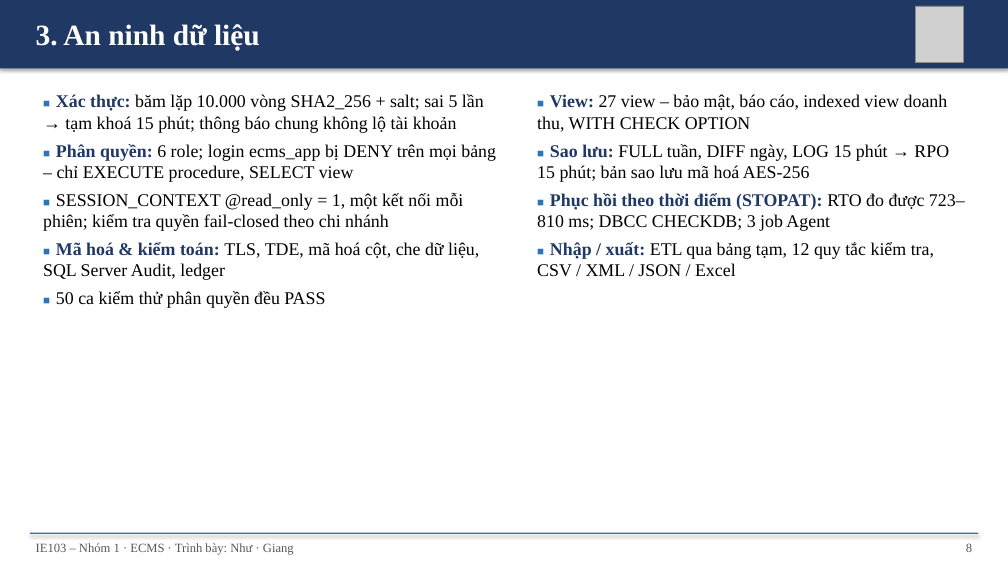
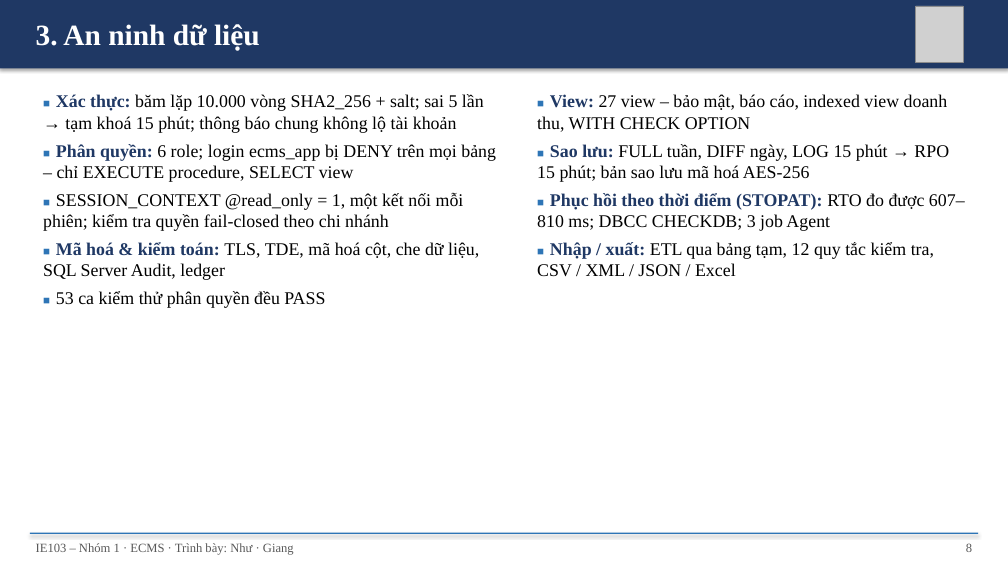
Before and after one commit to nhutruong-uit/ecms, a slide deck: slide 8 of slides/ECMS_Nhom1.pptx. Drawn at 1008x567 pixels with LibreOffice and Linux fonts; fonts in the diff are those of the drawing; grey boxes stand for pictures. Boxes give left, top, right and bottom in pixels: in the first picture for what was removed or moved away, otherwise in the second. Text is boxed around its words. In the diff, an @@ line names an element or a change of style, - is before the commit and + after.

Commit message:
docs: ảnh, số liệu và PDF dựng trên Windows (SQL Server 2025 Developer) sau khi khắc phục review (#66)
- 25 ảnh màn hình chụp lại bằng scripts/chup_anh.py --ghi trên CSDL dựng mới
- Chương 3: thông báo đăng nhập khi đang khoá, mã yêu cầu phiếu thu (50016), phạm vi chi nhánh của
  sp_ThuHocPhi / sp_ChuyenLop, lịch job log từ 00:00, RTO trên Windows 607–735 ms, Bảng 3.29 tốc độ
  nhập trên hai môi trường (Docker macOS / Windows cùng máy), bản mã cột lương, 39 / 22 / 53 ca kiểm thử
- Chương 5: kiểm chứng migrate / compare trên Windows; Chương 4, 6, HDSD, README, slide cập nhật theo
- Báo cáo 232 trang, hướng dẫn sử dụng 55 trang (xuất PDF bằng Word – scripts/export_pdf.ps1)

```diff
--- a/slides/ECMS_Nhom1.pptx
+++ b/slides/ECMS_Nhom1.pptx
@@ text at <box>537,193,965,231</box>: text changed @@
-■ Phục hồi theo thời điểm (STOPAT): RTO đo được 723–810 ms; DBCC CHECKDB; 3 job Agent
+■ Phục hồi theo thời điểm (STOPAT): RTO đo được 607–810 ms; DBCC CHECKDB; 3 job Agent
@@ text at <box>56,291,325,308</box>: text changed @@
-■ 50 ca kiểm thử phân quyền đều PASS
+■ 53 ca kiểm thử phân quyền đều PASS
```
Also in this commit, not shown: 2 other slides changed, 35 other files.
